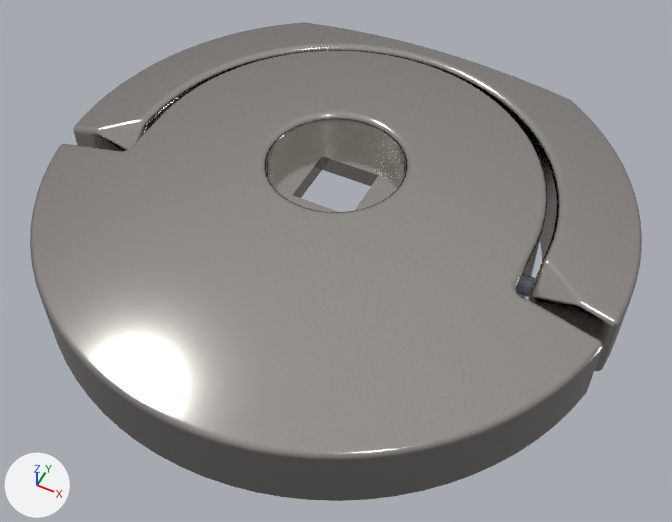
An edit to the glTF model assets/models/couronne_repliable_montre_lip_R27.glb, drawn before and after from the same camera.
Before and after are seen from a 50 mm lens placed at (0.00461, -0.00918, 0.01008), pointed at (0.00036, -0.00069, -0.00053). Arrows for +X, +Y and +Z are at lower left; the lights stay in place. Where no turn or scale is listed for an object, it has been applied to the vertices.

Objects in the first picture: 'Anse-1', 'Remontoir-1'.
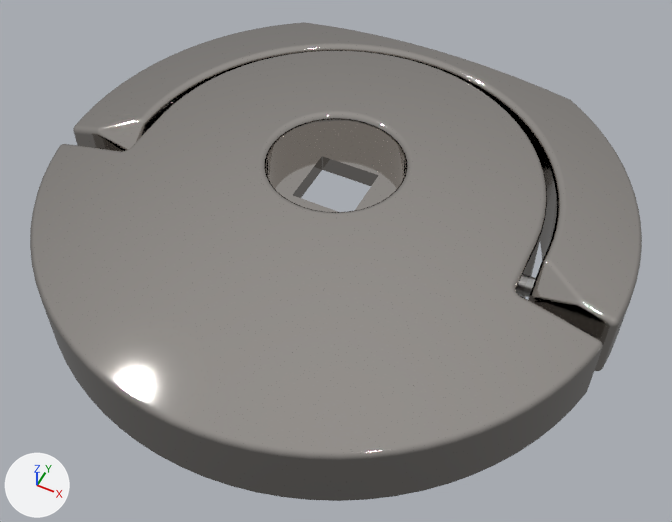
The change, as a list of edits to the scene's bpy script:
```text
Change mat_polishedsteel_001:
    mat_polishedsteel_001.roughness: 0.14 -> 0.05
```

Where the change shows, as pixel boxes (x1, y1, x2, y2) in the pictures (672 x 522 px):
'Remontoir-1', surface changed (white to grey)
    both: (55, 51, 603, 457)
